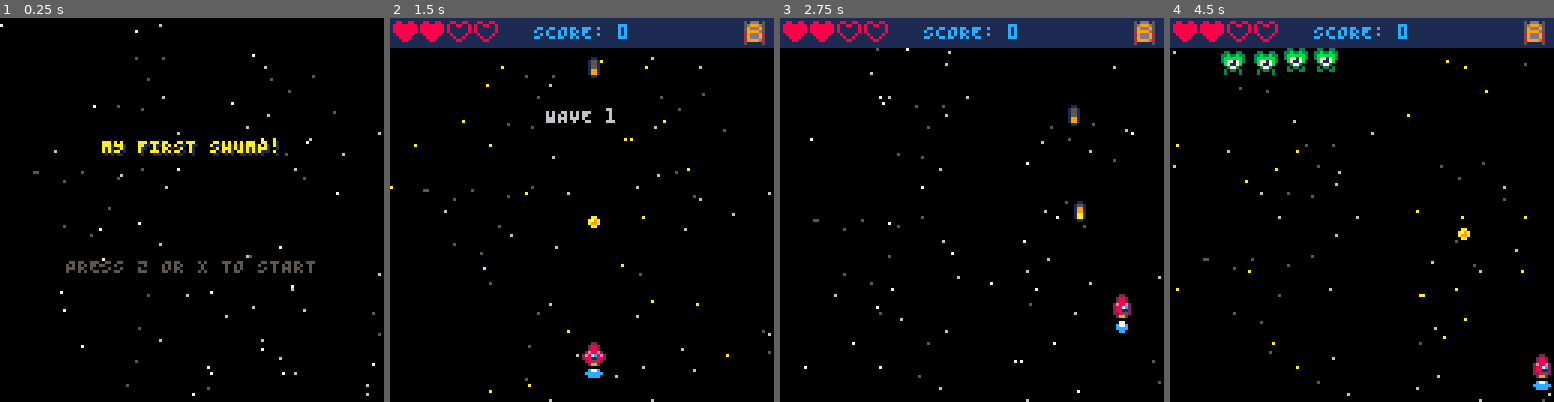
Above: before the commit, frames 1-4 (left to right).
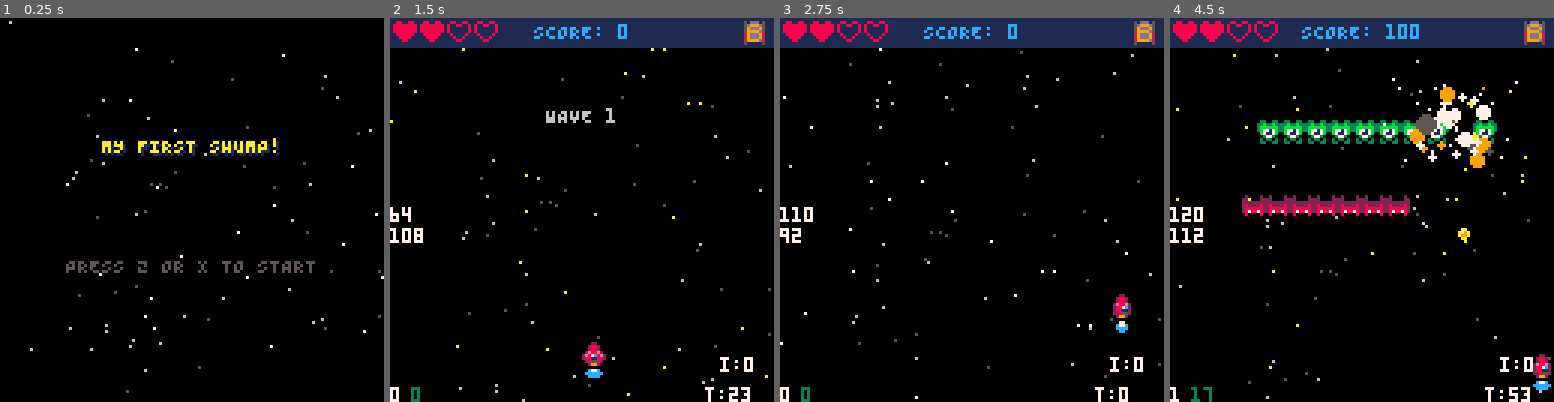
Above: after the commit, the same moments.

Repository: ProfSFrink/pico-8_shump_tutorial
Game: PICO-8 cartridge shump.p8
Two runs of this game, one before a commit and one after it. Both use one fixed random seed, a clock stepped at 60 frames per second and the inputs below.
Inputs:
- Up to frame 1 (0.25 s): no input
- Up to frame 2 (1.5 s): tap X (X key) at 0.33, 1.07 s; tap O (Z key) at 0.7 s
- Up to frame 3 (2.75 s): hold Right 1.6-2.1 s; tap O (Z key) at 1.7, 2.1, 2.5 s; tap X (X key) at 1.85 s; hold Up 2.15-2.42 s; hold Right from 2.47 s (still down)
- Up to frame 4 (4.5 s): tap O (Z key) every 0.4 s from 2.9 to 4.1 s; tap X (X key) at 2.97, 4.08 s; release Right at 3.03 s; hold Left 3.08-3.58 s; hold Down 3.63-3.97 s; hold Right from 4.02 s (still down)

The runs differ from the first frame. In frame 1, 0.9% of the frame differs, in the area x 0-100%, y 0-99%; in frame 2, 1.9%; in frame 3, 1.9%; in frame 4, 8.7%, in the area x 0-100%, y 1-100%.

Commit message:
- (refactor) re-worked enemy spawning to work in rows.

Diff:
--- a/main.lua
+++ b/main.lua
@@ -3,7 +3,7 @@
 -- Reference to global scope.
 _g = _ENV
 
-debugMode = false
+debugMode = true
 
 -- Game strings.
 
--- a/states/GameState.lua
+++ b/states/GameState.lua
@@ -8,26 +8,20 @@
 	-- Points towards next spawn event.
 	spawnEventIndex = 1
 
-	-- Spawn timelines in frames (30fps).
 	spawnEvent = {
-		{ wave = 1, frame = 30, kind = eTypes.alien,
-			spawnX = 20, spawnY = 0 },
-		{ wave = 1, frame = 30, kind = eTypes.alien,
-			spawnX = 30, spawnY = 0 },
-		{ wave = 1, frame = 30, kind = eTypes.alien,
-			spawnX = 40, spawnY = 0 },
-		{ wave = 1, frame = 30, kind = eTypes.alien,
-			spawnX = 50, spawnY = 0 },
-		{ wave = 2, frame = 55, kind = eTypes.fighter,
-			spawnX = ranInt(0, 120), spawnY = 0 },
-		{ wave = 2, frame = 65, kind = eTypes.fighter,
-			spawnX = ranInt(0, 120), spawnY = 0 },
-		{ wave = 2, frame = 75, kind = eTypes.fighter,
-			spawnX = ranInt(0, 120), spawnY = 0 },
-		{ wave = 2, frame = 100, kind = eTypes.fighter,
-			spawnX = ranInt(0, 120), spawnY = 0 },
-		{ wave = 3, frame = 30, kind = eTypes.boss,
-			spawnX = 67, spawnY = 0 }
+
+		{ wave = 1, x = 20, y = 8, num = 10, dur = 20,
+		kind = eTypes.alien },
+		{ wave = 1, x =  20, y = 18, num = 7, dur = 20,
+		kind = eTypes.flame },
+
+		{ wave = 2, x = 20, y = 8, num = 5, dur = 20,
+		kind = eTypes.ufo },
+		{ wave = 2, x =  20, y = 18, num = 5, dur = 20,
+		kind = eTypes.redeye },
+
+		{ wave = 3, x = 20, y = 8, num = 1, dur = 20,
+		kind = eTypes.boss },
 	}
 
 	-- Setup player ship.
@@ -101,6 +95,8 @@
 	-- Reset ship sprite and speed.
 	ship:reset()
 
+	local inGame = state == stateNames.game
+
 	-- Controls.
 
 	-- Checking for input.
@@ -125,7 +121,7 @@
 	end
 
 	-- Fire bullet if X pressed.
-	if btn(5) then
+	if btn(5) and inGame then
 		local proCfg = getConfig(bullet)
 
 		if proT <= 0 then
@@ -136,7 +132,7 @@
 	end
 
 	-- Fire laser if Z pressed.
-	if btn(4) then
+	if btn(4) and inGame then
 		local proCfg = getConfig(laser)
 
 		if proT <= 0 then
@@ -210,8 +206,6 @@
 
 -- Updates the game screen.
 function updateGame()
-	-- Trigger one-shot spawn events from frame schedule.
-
 	-- Index of the next spawn event.
 	local nextSpawnIndex =
 		getNextWaveEventIndex(waveNum, spawnEventIndex)
@@ -221,22 +215,27 @@
 		and spawnEvent[nextSpawnIndex]
 
 	--  True if the next spawn event is ready to trigger.
-	local newSpawnReady = nextSpawnEvent
-		and gameT >= nextSpawnEvent.frame and spawnOn
+	local newSpawnReady = nextSpawnEvent and spawnOn
 
 	-- Trigger the spawn event if ready.
 	if newSpawnReady then
-		spawnEnemy(nextSpawnEvent.kind, nextSpawnEvent.spawnX, nextSpawnEvent.spawnY)
+		local xOff = 8
+		for i = 1, nextSpawnEvent.num do
+			local spawnX = nextSpawnEvent.x + xOff
+			local spawnY = nextSpawnEvent.y
+			spawnEnemy(nextSpawnEvent.kind, spawnX, spawnY)
+			xOff += 8
+		end
 		spawnEventIndex = nextSpawnIndex + 1
 	end
 
 	updateGameplay()
 
 	-- Check for end of wave.
-	local noMoreWaves = getNextWaveEventIndex(waveNum, spawnEventIndex) == nil and #enemies == 0
+	local moreWaves = getNextWaveEventIndex(waveNum, spawnEventIndex) == nil and #enemies == 0
 
 	-- Either start next wave or go to win screen.
-	if noMoreWaves then
+	if moreWaves then
 		if hasWaveSpawnEvents(waveNum + 1) then
 			enterNewWave()
 			return
